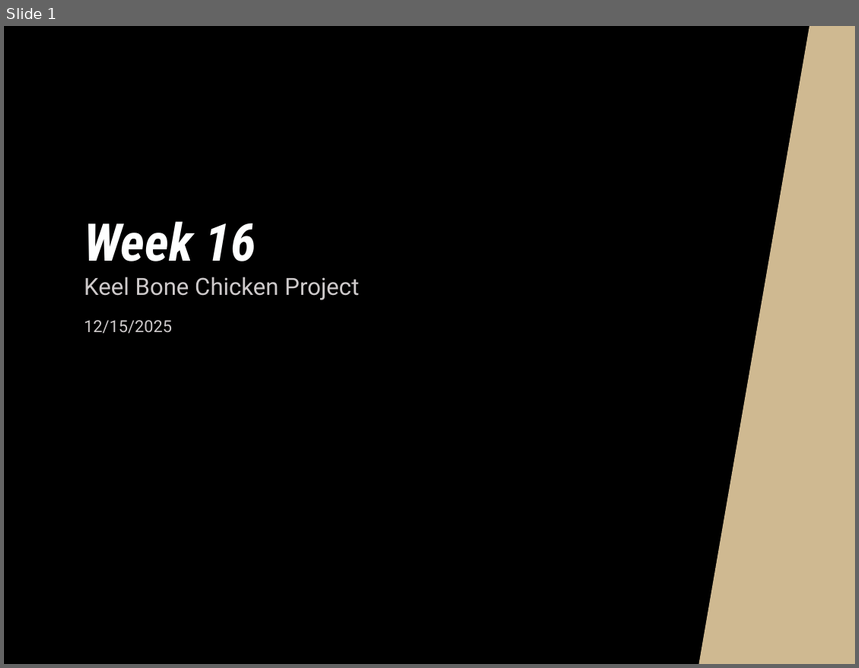
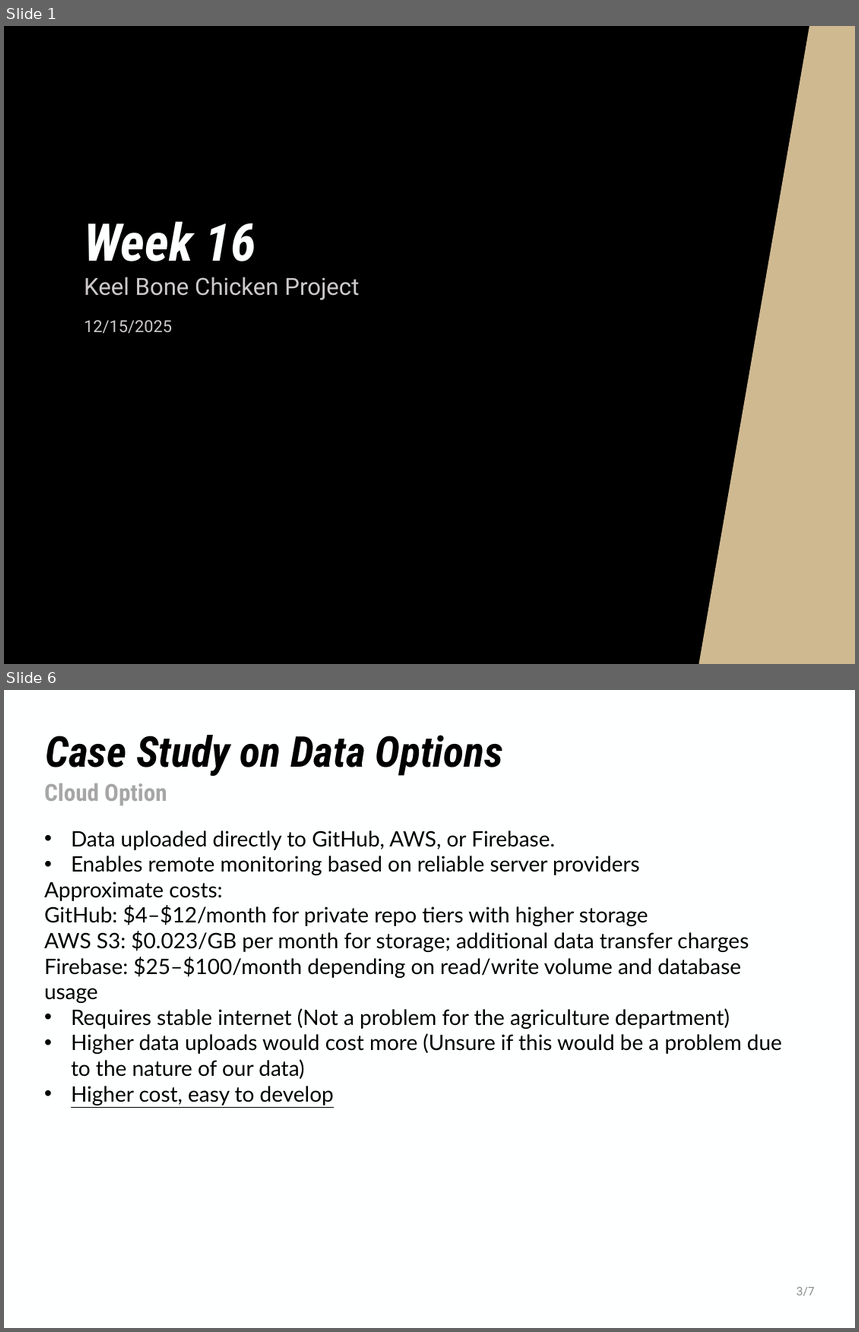
Before and after one commit to NHuang58/Biomedical_Device_PCB, a slide deck: Documentation/Slides/Week_16.pptx. Shown one above the other, each under a label of ours: slide 1 before the commit, slides 1 and 6 after it; the slides between them are not shown. The pictures are 859x668 and 859x1332 pixels, drawn with LibreOffice and Linux fonts; fonts in the diff are those of the drawing; background and template pictures are left out. Boxes give left, top, right and bottom in pixels: in the first picture for what was removed or moved away, otherwise in the second. Text is boxed around its words. In the diff, an @@ line names an element or a change of style, - is before the commit and + after.

```diff
--- a/Documentation/Slides/Week_16.pptx
+++ b/Documentation/Slides/Week_16.pptx
@@ slide 6 added at (4, 690, 855, 1328), background #FEFFFF @@
@@ title added at (45, 735, 503, 776), 36 pt, text #000000, bold, italic @@
+Case Study on Data Options
@@ text added at (44, 783, 167, 806), 20 pt, text #A6A6A6, bold @@
+Cloud Option
@@ text added at (44, 831, 782, 1079), 18 pt, text #000000 @@
+• Data uploaded directly to GitHub, AWS, or Firebase.
+• Enables remote monitoring based on reliable server providers
+Approximate costs:
+GitHub: $4–$12/month for private repo tiers with higher storage
+AWS S3: $0.023/GB per month for storage; additional data transfer charges
+Firebase: $25–$100/month depending on read/write volume and database usage
+• Requires stable internet (Not a problem for the agriculture department)
+• Higher data uploads would cost more (Unsure if this would be a problem due to the nature of our data)
+• Higher cost, easy to develop
@@ text added at (797, 1287, 815, 1296), 10 pt, text #8C8C8C @@
+3/7
```
Also in this commit, not shown: 4 slides changed, 4 other slides added, 1 slide removed, 5 other files.
